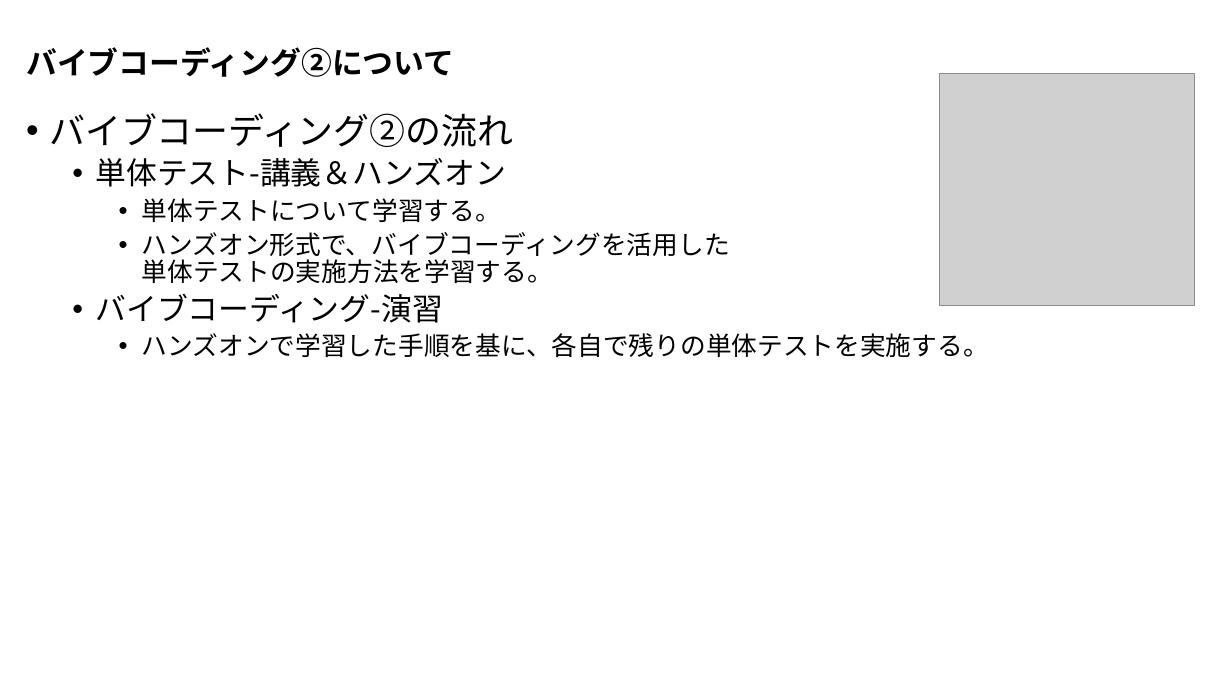
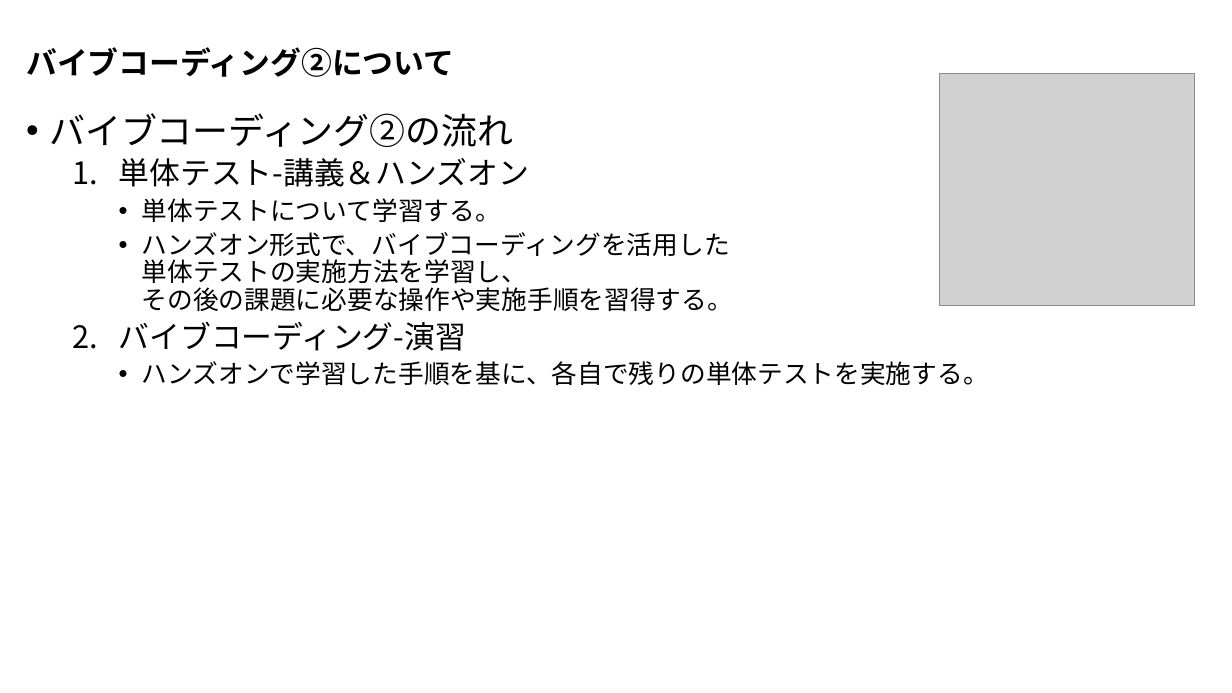
Before and after one commit to nishida2073/ai_navive, a slide deck: slide 5 of 00_オリエンテーション/【AI Native研修-バイブコーディング】研修の概要.pptx. Drawn at 1232x693 pixels with LibreOffice and Linux fonts; fonts in the diff are those of the drawing; grey boxes stand for pictures. Boxes give left, top, right and bottom in pixels: in the first picture for what was removed or moved away, otherwise in the second. Text is boxed around its words. In the diff, an @@ line names an element or a change of style, - is before the commit and + after.

```diff
--- a/00_オリエンテーション/【AI Native研修-バイブコーディング】研修の概要.pptx
+++ b/00_オリエンテーション/【AI Native研修-バイブコーディング】研修の概要.pptx
@@ text at <box>119,158,529,351</box>: bullet • to 1. @@
@@ text at <box>142,232,733,311</box>: text changed @@
-    • ハンズオン形式で、バイブコーディングを活用した
-      単体テストの実施方法を学習する。
+    • ハンズオン形式で、バイブコーディングを活用した
+      単体テストの実施方法を学習し、
+      その後の課題に必要な操作や実施手順を習得する。
```
Also in this commit, not shown: 2 other slides changed, 2 other files.
